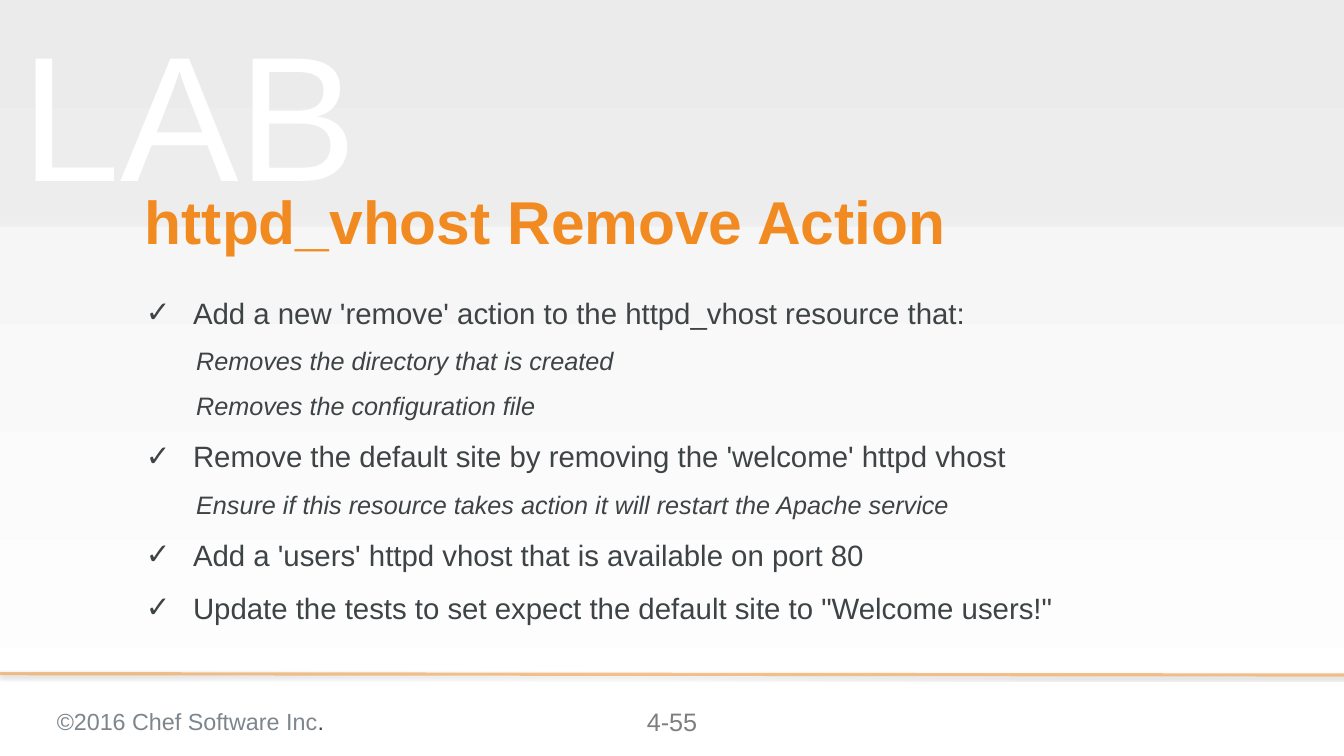
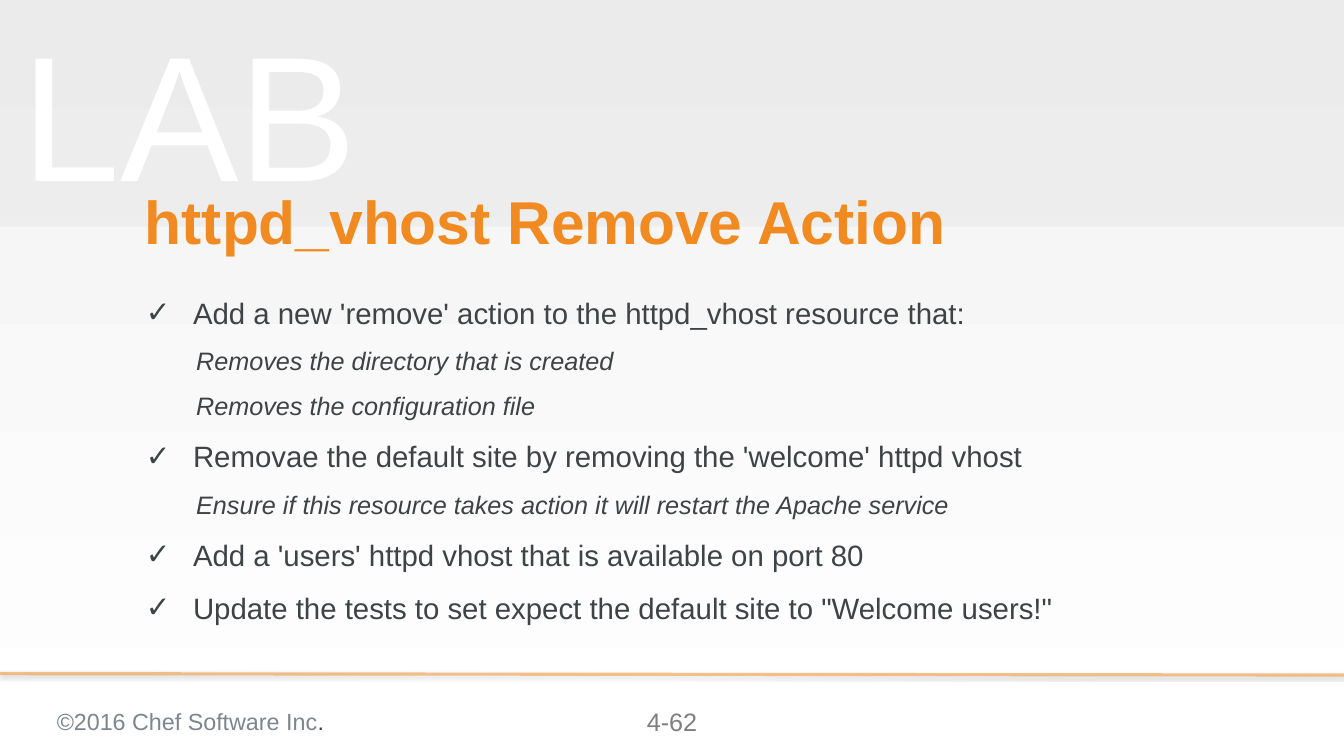
Before and after one commit to chef-training/extending_cookbooks, a slide deck: slide 62 of 04-creating_a_custom_resource.pptx (slide 55 before the commit). Drawn at 1344x756 pixels with LibreOffice and Linux fonts; fonts in the diff are those of the drawing; background and template pictures are left out. Boxes give left, top, right and bottom in pixels: in the first picture for what was removed or moved away, otherwise in the second. Text is boxed around its words. In the diff, an @@ line names an element or a change of style, - is before the commit and + after.

Commit message:
Updates to modue 04 - conceptual slides
* Adds slides that talks about the resource collection and
  sub-resource collections
* Adds slides that talks about the property language
* Updates to the exercises for readability
* Adds quick explanation about how the welcome conf got there

```diff
--- a/04-creating_a_custom_resource.pptx
+++ b/04-creating_a_custom_resource.pptx
@@ subtitle at (x1=193, y1=445, x2=1022, y2=473): text changed @@
-✓ Remove the default site by removing the 'welcome' httpd vhost
+✓ Removae the default site by removing the 'welcome' httpd vhost
@@ page number at (x1=647, y1=713, x2=697, y2=731): text changed @@
-4-55
+4-62
```
Also in this commit, not shown: 7 other slides changed, 8 slides added.
